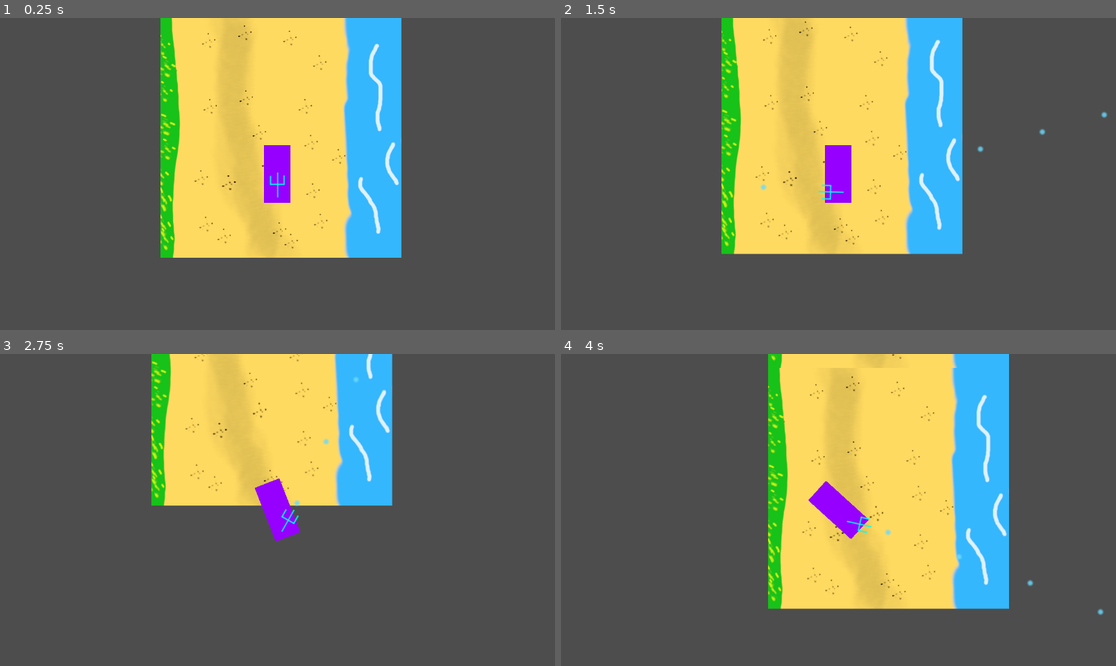
Above: before the commit, frames 1-4 (two rows, left to right).
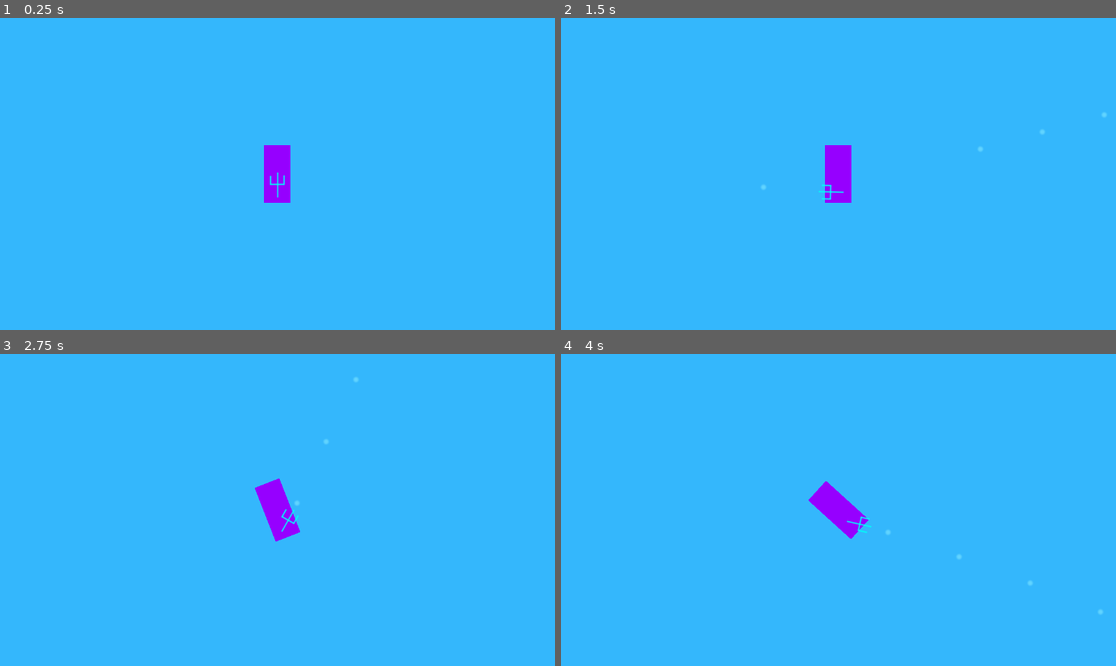
Above: after the commit, the same moments.

Repository: JoshuaKabo/Bothell-Jammin-PSW
Game: Godot game, scene res://GameAssets/main_scene.tscn
The game is run twice, just before and just after one commit, with the same random seed, the same clock (stepped at 60 frames per second) and the same inputs.
Inputs (mouse positions are in pixels of both pictures, inside the frame that each line leads up to):
- Up to frame 1 (0.25 s): no input
- Up to frame 2 (1.5 s): tap Enter at 0.5 s; move the mouse to (960, 158) at 0.52 s; press the mouse at (960, 158) at 0.53 s; hold D (steer_right) 0.53-1.28 s; move the mouse to (727, 189) at 1.27 s; release the mouse at (727, 189) at 1.28 s; hold Down (brake) from 1.28 s (still down); click (727, 189) at 1.35 s
- Up to frame 3 (2.75 s): move the mouse to (333, 441) at 2.02 s; release Down (brake) at 2.03 s; press the mouse at (333, 441) at 2.03 s; hold D (steer_right) from 2.03 s (still down)
- Up to frame 4 (4 s): move the mouse to (810, 572) at 2.77 s; release D (steer_right) at 2.78 s; release the mouse at (810, 572) at 2.78 s; hold Up (accelerate) 2.78-3.53 s; click (810, 572) at 2.85 s; move the mouse to (1005, 556) at 3.52 s; press the mouse at (1005, 556) at 3.53 s; hold Left (steer_left) from 3.53 s (still down)

The runs differ from the first frame. In frame 1, 92% of the frame differs, in the area x 0-100%, y 0-100%; in frame 2, 92%; in frame 3, 95%; in frame 4, 92%.

Commit message:
tiles in use

Diff:
--- a/GameAssets/main_scene.tscn
+++ b/GameAssets/main_scene.tscn
@@ -1,24 +1,109 @@
 [gd_scene load_steps=5 format=3 uid="uid://bkbbmh46oc1ie"]
 
 [ext_resource type="PackedScene" uid="uid://bhvywqli0xpt" path="res://GameAssets/Player/player_car.tscn" id="1_bbhq1"]
-[ext_resource type="Texture2D" uid="uid://dufglseesb14k" path="res://GameAssets/TileMap/Sprites/Standin_BG.png" id="2_n0tj3"]
+[ext_resource type="Texture2D" uid="uid://vm86phbvmp4a" path="res://GameAssets/TileMap/Sprites/tilelayout.png" id="2_bdr2c"]
 
-[sub_resource type="TileSetAtlasSource" id="TileSetAtlasSource_n2bgt"]
-texture = ExtResource("2_n0tj3")
-texture_region_size = Vector2i(500, 500)
+[sub_resource type="TileSetAtlasSource" id="TileSetAtlasSource_kuyow"]
+texture = ExtResource("2_bdr2c")
+texture_region_size = Vector2i(50, 50)
 0:0/0 = 0
+1:0/0 = 0
+2:0/0 = 0
+3:0/0 = 0
+4:0/0 = 0
+5:0/0 = 0
+6:0/0 = 0
+9:0/0 = 0
+0:1/0 = 0
+1:1/0 = 0
+2:1/0 = 0
+3:1/0 = 0
+4:1/0 = 0
+5:1/0 = 0
+6:1/0 = 0
+9:1/0 = 0
+0:2/0 = 0
+1:2/0 = 0
+2:2/0 = 0
+3:2/0 = 0
+4:2/0 = 0
+5:2/0 = 0
+6:2/0 = 0
+9:2/0 = 0
+0:3/0 = 0
+1:3/0 = 0
+2:3/0 = 0
+3:3/0 = 0
+4:3/0 = 0
+5:3/0 = 0
+6:3/0 = 0
+9:3/0 = 0
+0:4/0 = 0
+1:4/0 = 0
+2:4/0 = 0
+3:4/0 = 0
+4:4/0 = 0
+5:4/0 = 0
+6:4/0 = 0
+9:4/0 = 0
+0:5/0 = 0
+1:5/0 = 0
+2:5/0 = 0
+3:5/0 = 0
+4:5/0 = 0
+5:5/0 = 0
+6:5/0 = 0
+9:5/0 = 0
+0:6/0 = 0
+1:6/0 = 0
+2:6/0 = 0
+3:6/0 = 0
+4:6/0 = 0
+5:6/0 = 0
+6:6/0 = 0
+7:6/0 = 0
+8:6/0 = 0
+9:6/0 = 0
+0:7/0 = 0
+1:7/0 = 0
+2:7/0 = 0
+3:7/0 = 0
+4:7/0 = 0
+5:7/0 = 0
+6:7/0 = 0
+7:7/0 = 0
+8:7/0 = 0
+9:7/0 = 0
+0:8/0 = 0
+1:8/0 = 0
+2:8/0 = 0
+3:8/0 = 0
+4:8/0 = 0
+5:8/0 = 0
+6:8/0 = 0
+7:8/0 = 0
+8:8/0 = 0
+9:8/0 = 0
+0:9/0 = 0
+1:9/0 = 0
+2:9/0 = 0
+3:9/0 = 0
+4:9/0 = 0
+5:9/0 = 0
+6:9/0 = 0
+7:9/0 = 0
+8:9/0 = 0
+9:9/0 = 0
 
-[sub_resource type="TileSet" id="TileSet_7lqbv"]
-tile_size = Vector2i(500, 500)
-sources/0 = SubResource("TileSetAtlasSource_n2bgt")
+[sub_resource type="TileSet" id="TileSet_5gb36"]
+sources/0 = SubResource("TileSetAtlasSource_kuyow")
 
 [node name="MainScene" type="Node2D"]
-
-[node name="TileMap" type="TileMap" parent="."]
-tile_set = SubResource("TileSet_7lqbv")
-format = 2
-layer_0/tile_data = PackedInt32Array(0, 0, 0, -65536, 0, 0, -131072, 0, 0, 65536, 0, 0)
 
 [node name="Player" parent="." instance=ExtResource("1_bbhq1")]
 position = Vector2(243, 826)
 rotation = 4.71239
+
+[node name="level_tiles" type="TileMap" parent="."]
+tile_set = SubResource("TileSet_5gb36")
+format = 2
--- a/project.godot
+++ b/project.godot
@@ -51,3 +51,4 @@
 [rendering]
 
 renderer/rendering_method="mobile"
+environment/defaults/default_clear_color=Color(0.203922, 0.717647, 0.988235, 1)
Binary file added: GameAssets/TileMap/Sprites/tilelayout.png
Not shown, added: GameAssets/TileMap/Sprites/tilelayout.png.import
Not shown, added: GameAssets/TileMap/Sprites/tilelayout.xcf
